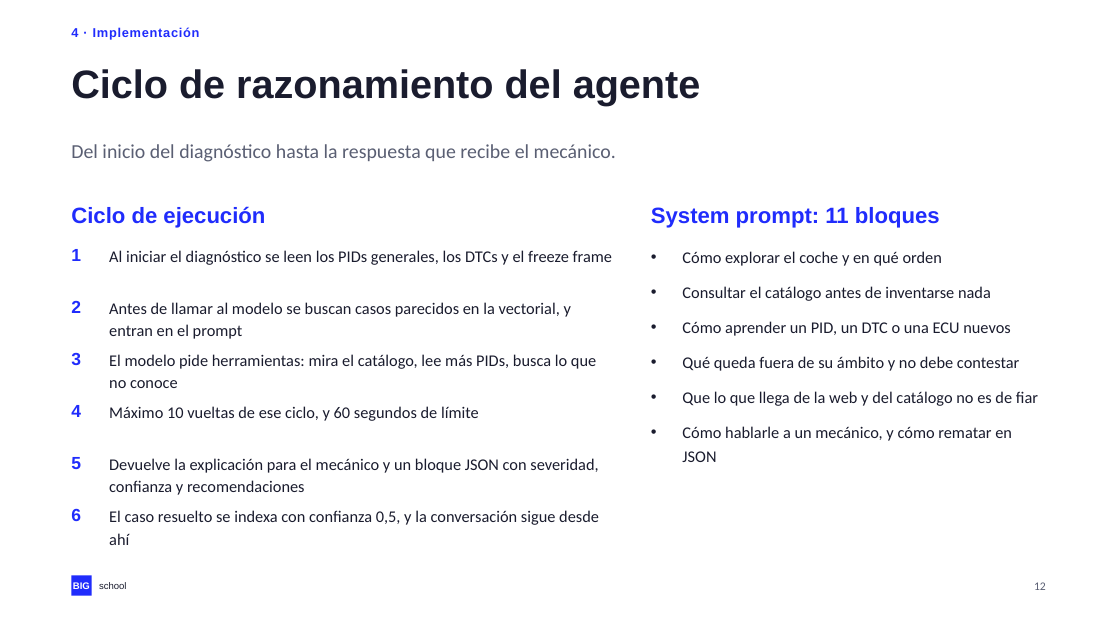
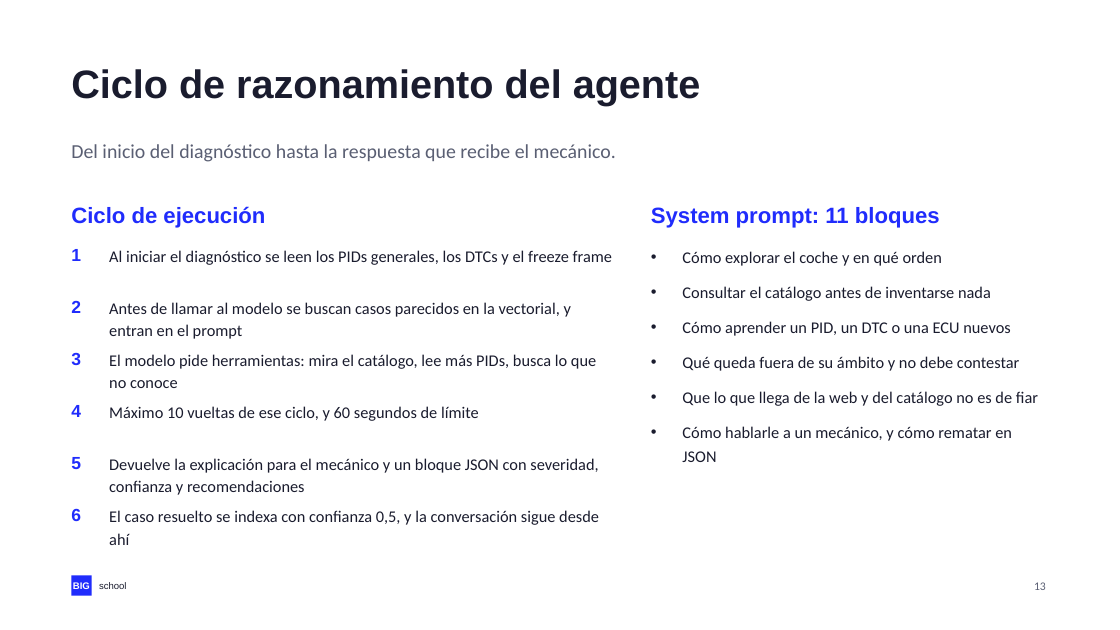
Before and after one commit to NovilloQuinta/intelligent-automotive-diagnostics, a slide deck: slide 13 of docs/presentacion/tfm-intelligent-automotive-diagnostics.pptx (slide 12 before the commit). Drawn at 1120x630 pixels with LibreOffice and Linux fonts; fonts in the diff are those of the drawing. Boxes give left, top, right and bottom in pixels: in the first picture for what was removed or moved away, otherwise in the second. Text is boxed around its words. In the diff, an @@ line names an element or a change of style, - is before the commit and + after.

```diff
--- a/docs/presentacion/tfm-intelligent-automotive-diagnostics.pptx
+++ b/docs/presentacion/tfm-intelligent-automotive-diagnostics.pptx
@@ text removed at box(71, 27, 200, 40) @@
-4 · Implementación
```
Also in this commit, not shown: 17 other slides changed, 1 slide added, 3 other files.
